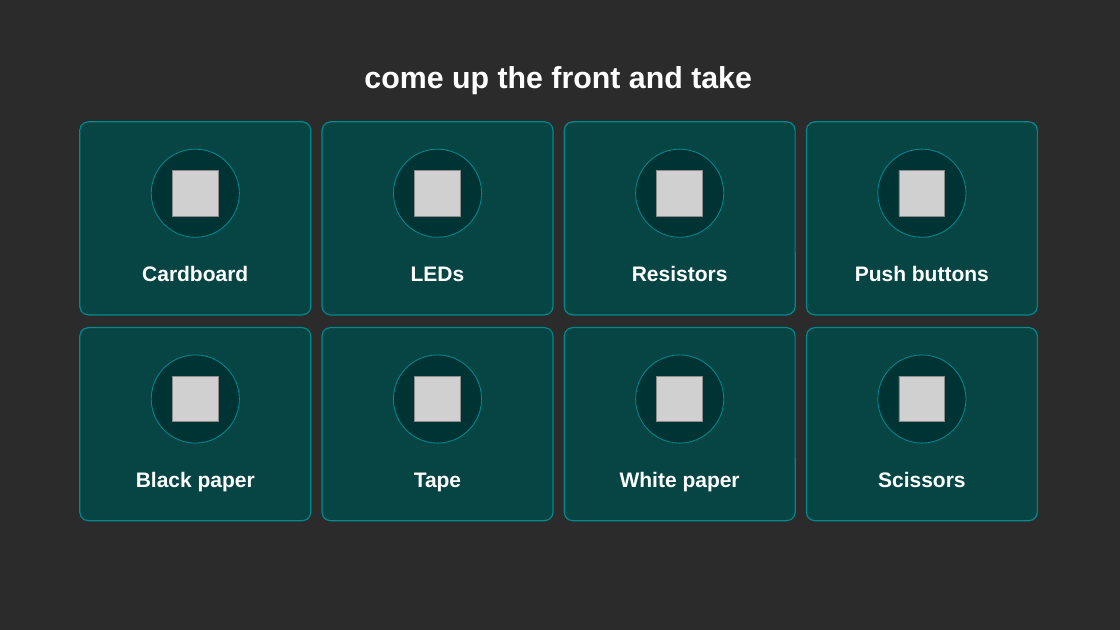
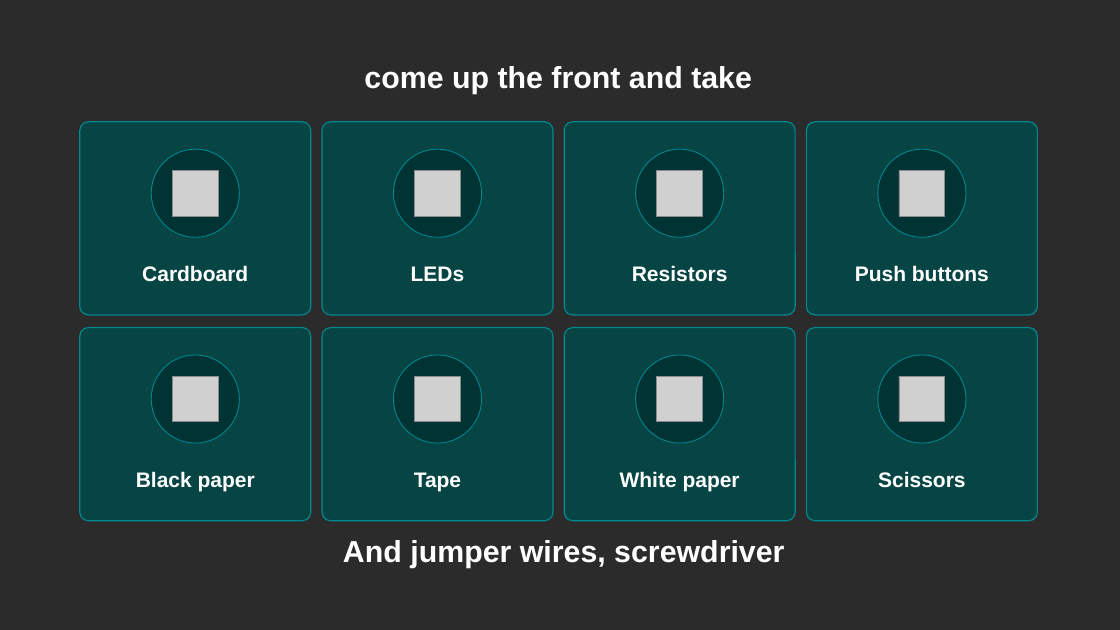
Before and after one commit to Robotics-Society-UoN/workshops, a slide deck: slide 19 of 2026-10-21-sensors/sensors_slides.pptx. Drawn at 1120x630 pixels with LibreOffice and Linux fonts; fonts in the diff are those of the drawing; grey boxes stand for pictures; background and template pictures are left out; a plain dark background stands for a picture behind light text. Boxes give left, top, right and bottom in pixels: in the first picture for what was removed or moved away, otherwise in the second. Text is boxed around its words. In the diff, an @@ line names an element or a change of style, - is before the commit and + after.

```diff
--- a/2026-10-21-sensors/sensors_slides.pptx
+++ b/2026-10-21-sensors/sensors_slides.pptx
@@ text added at [343,540,784,568], 26 pt, text #FFFFFF, bold @@
+And jumper wires, screwdriver
```
Also in this commit, not shown: 3 other slides changed.
